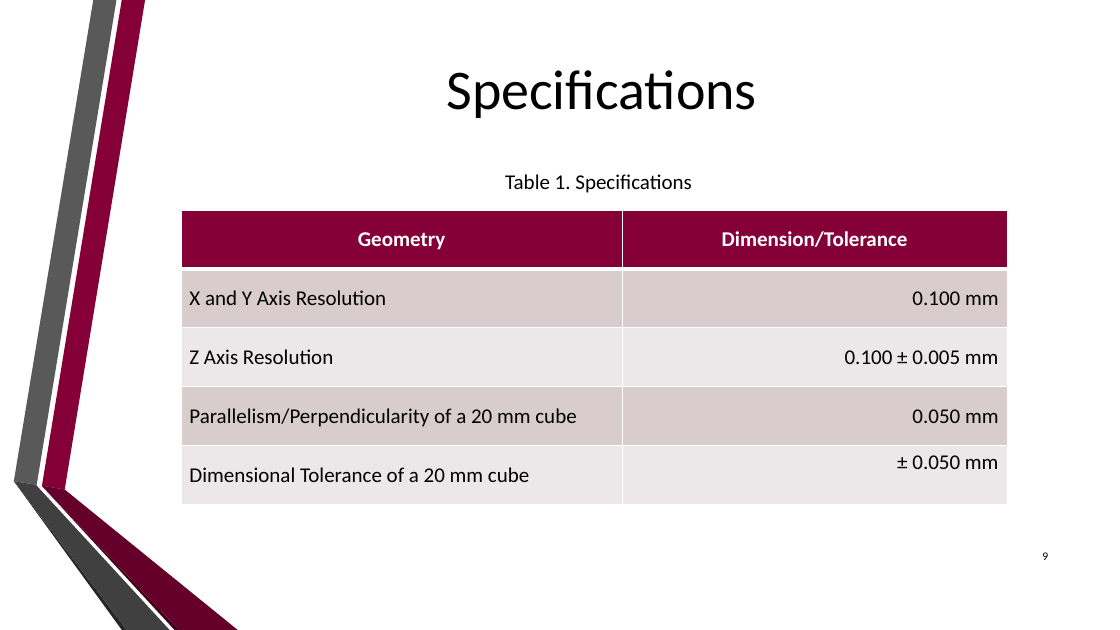
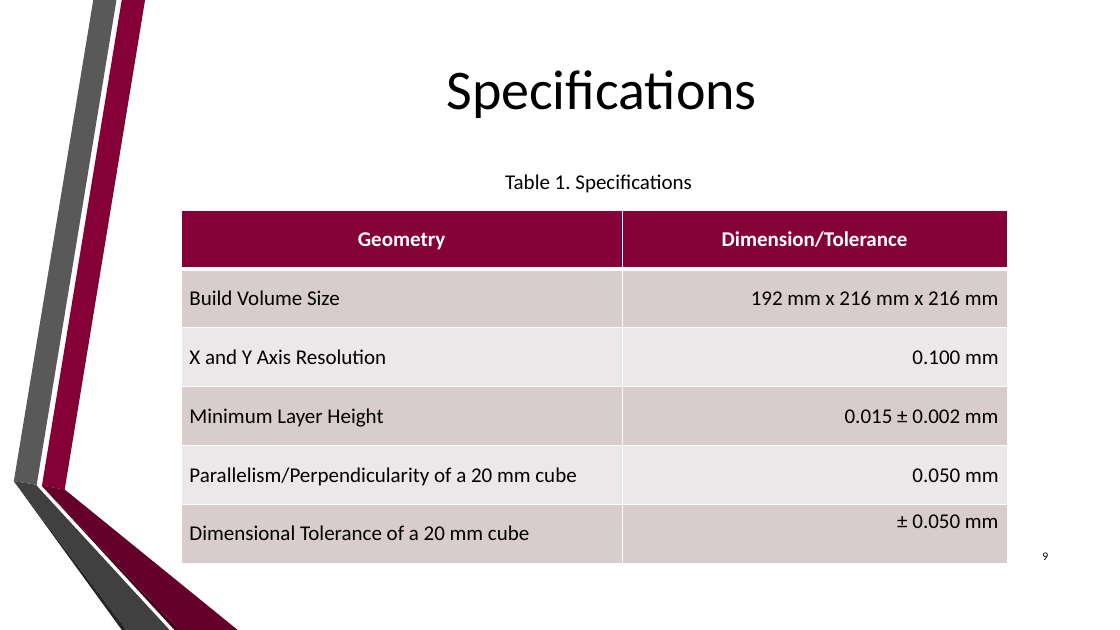
Before and after one commit to dan-olsen/SeniorDesign, a slide deck: slide 9 of Presentations/DesignPres/DesignPres-75.pptx. Drawn at 1120x630 pixels with LibreOffice and Linux fonts; fonts in the diff are those of the drawing; background and template pictures are left out. Boxes give left, top, right and bottom in pixels: in the first picture for what was removed or moved away, otherwise in the second. Text is boxed around its words. In the diff, an @@ line names an element or a change of style, - is before the commit and + after.

```diff
--- a/Presentations/DesignPres/DesignPres-75.pptx
+++ b/Presentations/DesignPres/DesignPres-75.pptx
@@ table at bbox=[181, 210, 1007, 563] @@
+row 2: Build Volume Size | 192 mm x 216 mm x 216 mm
-row 4, column 1: Z Axis Resolution
+row 4, column 1: Minimum Layer Height
-row 4, column 2: 0.100 ± 0.005 mm
+row 4, column 2: 0.015 ± 0.002 mm
```
Also in this commit, not shown: 1 other slide changed, 1 other file.
